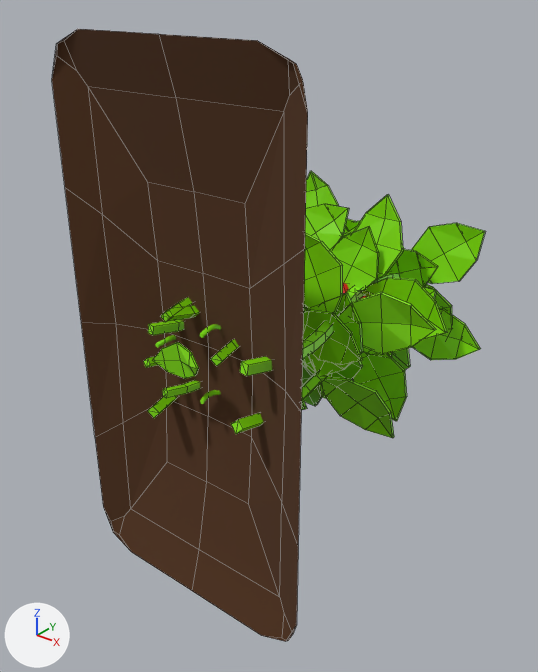
Before and after pictures for a commit that changed the Blender file Assets/Master/Blender/proto_aniGarden.blend.
Camera for both pictures: a camera (50 mm lens) standing at (3.17, -3.02, 2.29) and looking at (0.0, 0.95, -0.17). The axes (+X, +Y, +Z) are drawn at lower left. The lights are the same throughout. Mesh edges are drawn as thin lines on the coarser meshes.

Objects in the first picture: 'msh_leaf', 'msh_protoCrop2', 'msh_protoCrop3', 'msh_protoCrop4', 'msh_soilBed'.
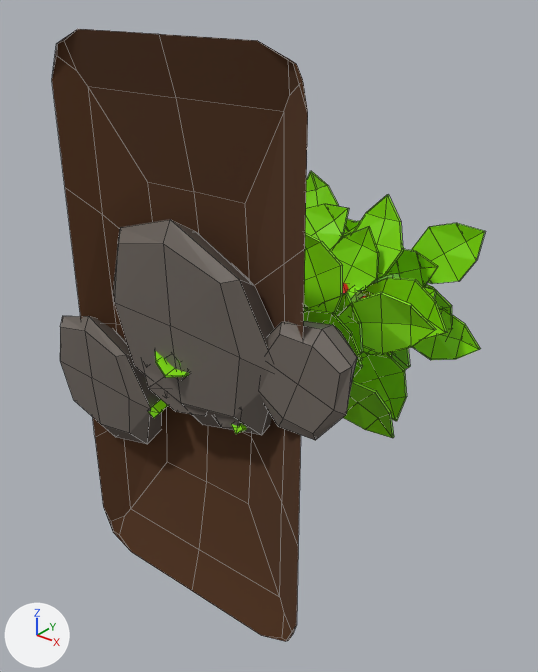
Pixel boxes [x1, y1, x2, y2] of what changed, in the pictures (538 x 672 px):
```json
{"object": "msh_rock1", "change": "added", "after": [60, 220, 357, 444]}
{"object": "msh_leaf", "change": "turned", "before": [153, 342, 199, 379], "after": [155, 351, 189, 378]}
{"object": "msh_rock2", "change": "added", "after": [143, 367, 240, 428]}
{"object": "msh_grass1", "change": "added", "after": [164, 356, 181, 368]}
```

Scene script edits in JSON lines:
```json
{"op": "add", "block": "mat_mat_protorock", "code": ["mat_mat_protorock = principled_material('mat_protoRock')", "mat_mat_protorock.base_color = (0.153, 0.129, 0.111)  # dark grey #6d655e"]}
{"op": "add", "block": "me_cube_004", "code": ["me_cube_004 = bpy.data.meshes.new('Cube.004')", "me_cube_004.from_pydata(...)  # 36 vertices, 43 faces; spans x -0.372..0.562, y -0.039..0.273, z -0.389..0.265", "me_cube_004.materials.append(mat_mat_protorock)  # dark grey #6d655e"]}
{"op": "add", "block": "me_cube", "code": ["me_cube = bpy.data.meshes.new('Cube')", "me_cube.from_pydata(...)  # 126 vertices, 120 faces; spans x -1.42..1.31, y -0.1..0.6, z -0.97..0.97", "me_cube.materials.append(mat_mat_protorock)  # dark grey #6d655e"]}
{"op": "add", "block": "me_plane_005", "code": ["me_plane_005 = bpy.data.meshes.new('Plane.005')", "me_plane_005.from_pydata(...)  # 132 vertices, 84 faces; spans x -0.396..0.276, y -0.056..1.203, z -0.255..0.38", "me_plane_005.materials.append(mat_mat_cropgreen)  # green #87e700"]}
{"op": "set", "path": "ob_msh_leaf.rotation_euler", "old": "(0.0, 0.0, 0.0)", "new": "(-1.571, 0.0, 0.0)", "note": "degrees (0, 0, 0) -> degrees (-90, 0, 0)"}
{"op": "add", "block": "ob_msh_rock2", "code": ["ob_msh_rock2 = bpy.data.objects.new('msh_rock2', me_cube_004)", "ob_msh_rock2.location = (0.0, 0.0, 0.0)"]}
{"op": "add", "block": "ob_msh_rock1", "code": ["ob_msh_rock1 = bpy.data.objects.new('msh_rock1', me_cube)", "ob_msh_rock1.location = (0.0, 0.0, 0.0)"]}
{"op": "add", "block": "ob_msh_grass1", "code": ["ob_msh_grass1 = bpy.data.objects.new('msh_grass1', me_plane_005)", "ob_msh_grass1.location = (0.0, 0.0, 0.0)"]}
```
